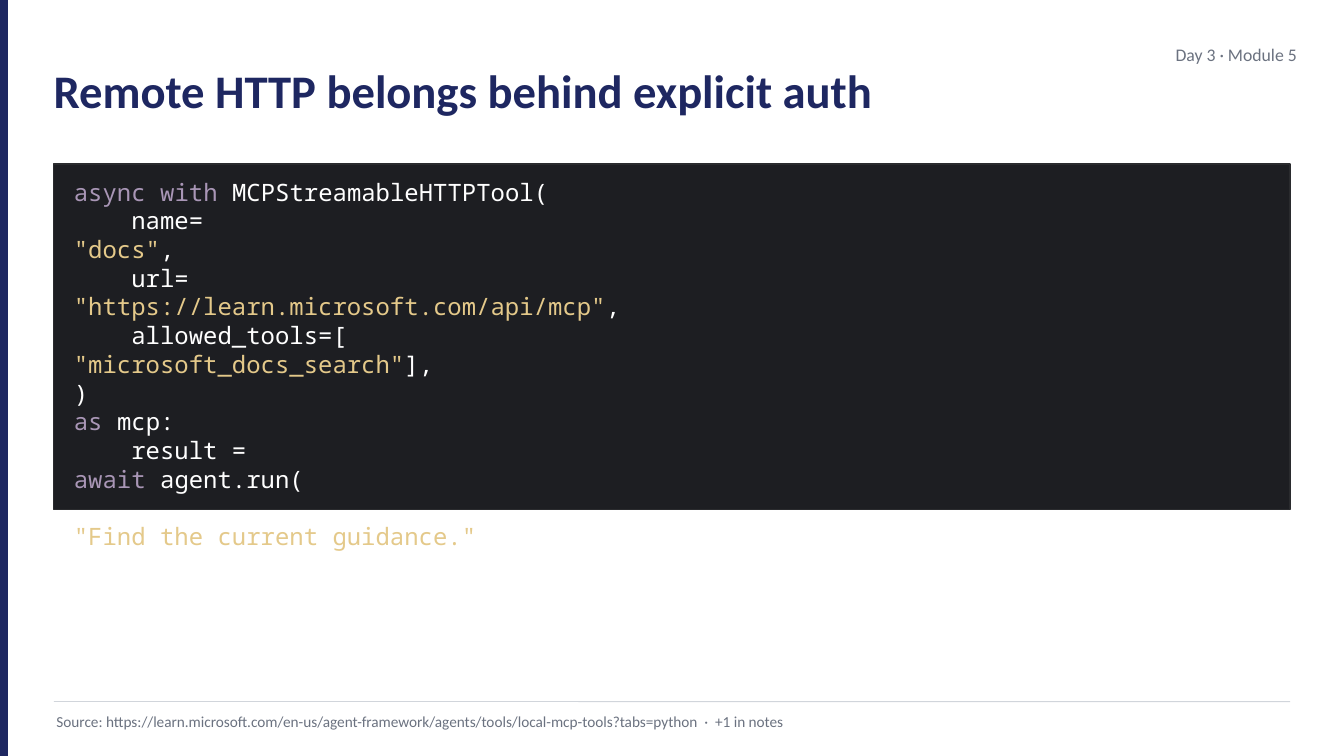
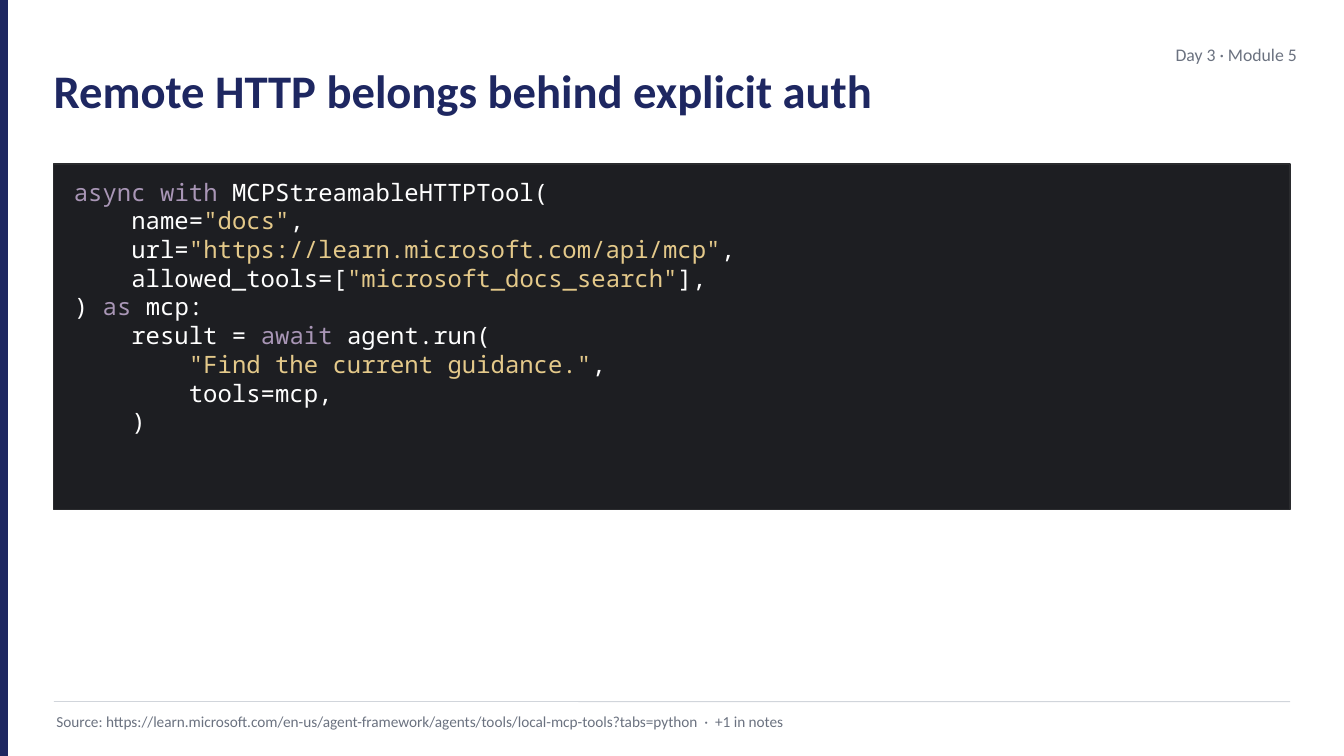
Before and after one commit to JimPiquant/Building-AI-Apps-and-Agents, a slide deck: slide 9 of decks/day3/module-5-mcp.pptx (slide 6 before the commit). Drawn at 1344x756 pixels with LibreOffice and Linux fonts; fonts in the diff are those of the drawing. Boxes give left, top, right and bottom in pixels: in the first picture for what was removed or moved away, otherwise in the second. Text is boxed around its words. In the diff, an @@ line names an element or a change of style, - is before the commit and + after.

```diff
--- a/decks/day3/module-5-mcp.pptx
+++ b/decks/day3/module-5-mcp.pptx
@@ text at box(103, 211, 735, 350): text changed @@
-name=
-"docs",
-url=
-"https://learn.microsoft.com/api/mcp",
-allowed_tools=[
-"microsoft_docs_search"],
-)
-as mcp:
-result =
-await agent.run(
+name="docs",
+url="https://learn.microsoft.com/api/mcp",
+allowed_tools=["microsoft_docs_search"],
+) as mcp:
+result = await agent.run(
```
Also in this commit, not shown: 2 other slides changed, 4 slides added, 2 slides removed, 28 other files.
